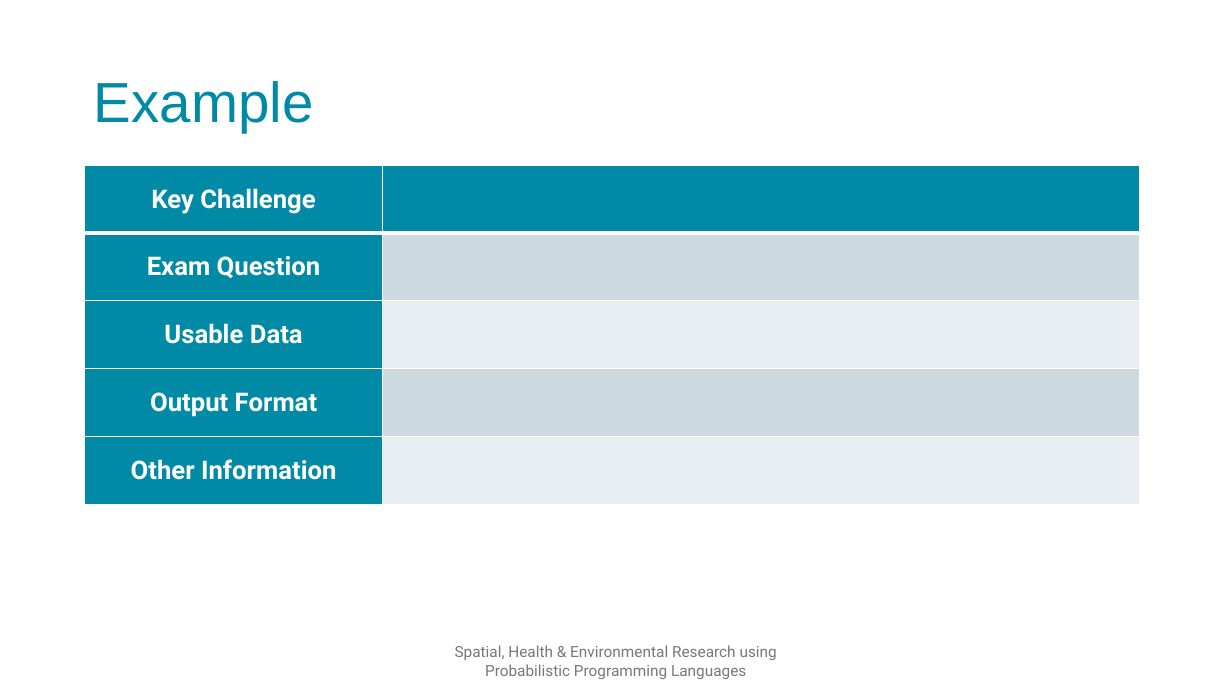
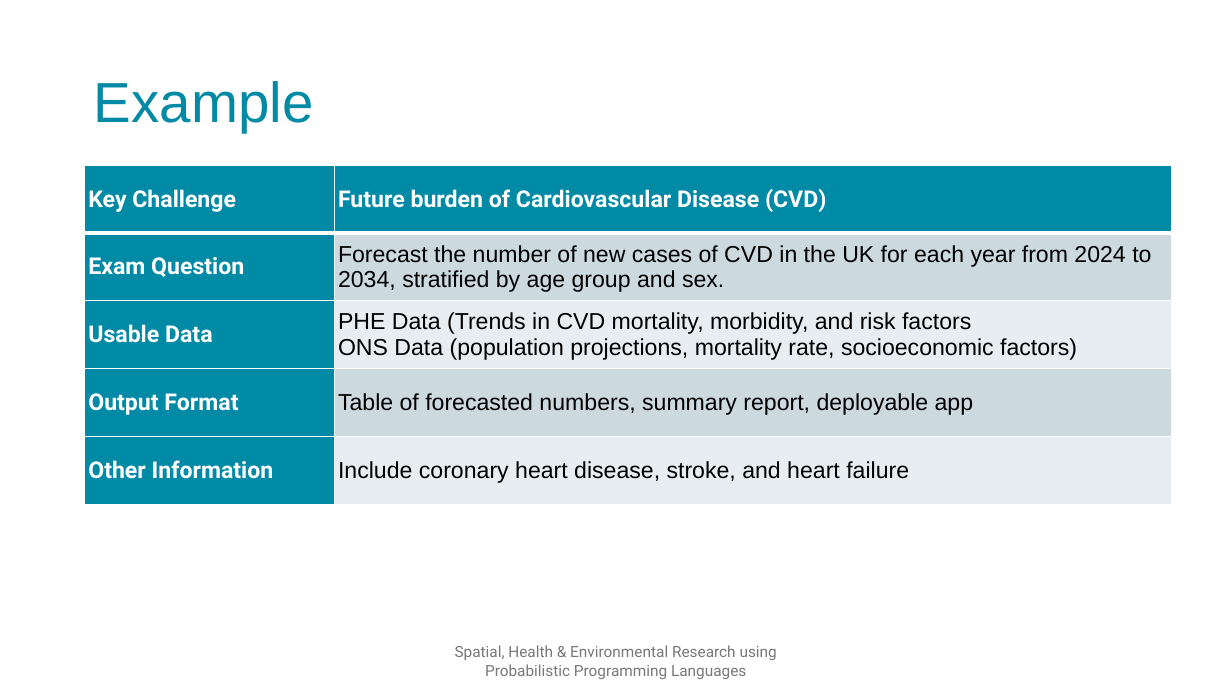
Before and after one commit to SPHERE-PPL/Annual-Meeting-Jan25, a slide deck: slide 27 of Presentations/DayPlan/Full Presentation.pptx. Drawn at 1232x693 pixels with LibreOffice and Linux fonts; fonts in the diff are those of the drawing; background and template pictures are left out. Boxes give left, top, right and bottom in pixels: in the first picture for what was removed or moved away, otherwise in the second. Text is boxed around its words. In the diff, an @@ line names an element or a change of style, - is before the commit and + after.

```diff
--- a/Presentations/DayPlan/Full Presentation.pptx
+++ b/Presentations/DayPlan/Full Presentation.pptx
@@ table at [85, 165, 1172, 505] @@
-row 1, column 2: 
+row 1, column 2: Future burden of Cardiovascular Disease (CVD)
-row 2, column 2: 
+row 2, column 2: Forecast the number of new cases of CVD in the UK for each year from 2024 to 2034, stratified by age group and sex.
-row 3, column 2: 
+row 3, column 2: PHE Data (Trends in CVD mortality, morbidity, and risk factors / ONS Data (population projections, mortality rate, socioeconomic factors)
-row 4, column 2: 
+row 4, column 2: Table of forecasted numbers, summary report, deployable app
-row 5, column 2: 
+row 5, column 2: Include coronary heart disease, stroke, and heart failure
@@ size 20 to 18 pt in "Key Challenge", "Exam Question", "Usable Data", "Output Format" and 1 more places @@
@@ alignment centre to left @@
@@ table: place and size @@
-table at [85, 165, 1141, 505]
+table at [85, 165, 1172, 505]
```
Also in this commit, not shown: 4 other slides changed, 1 slide added, 1 other file.
